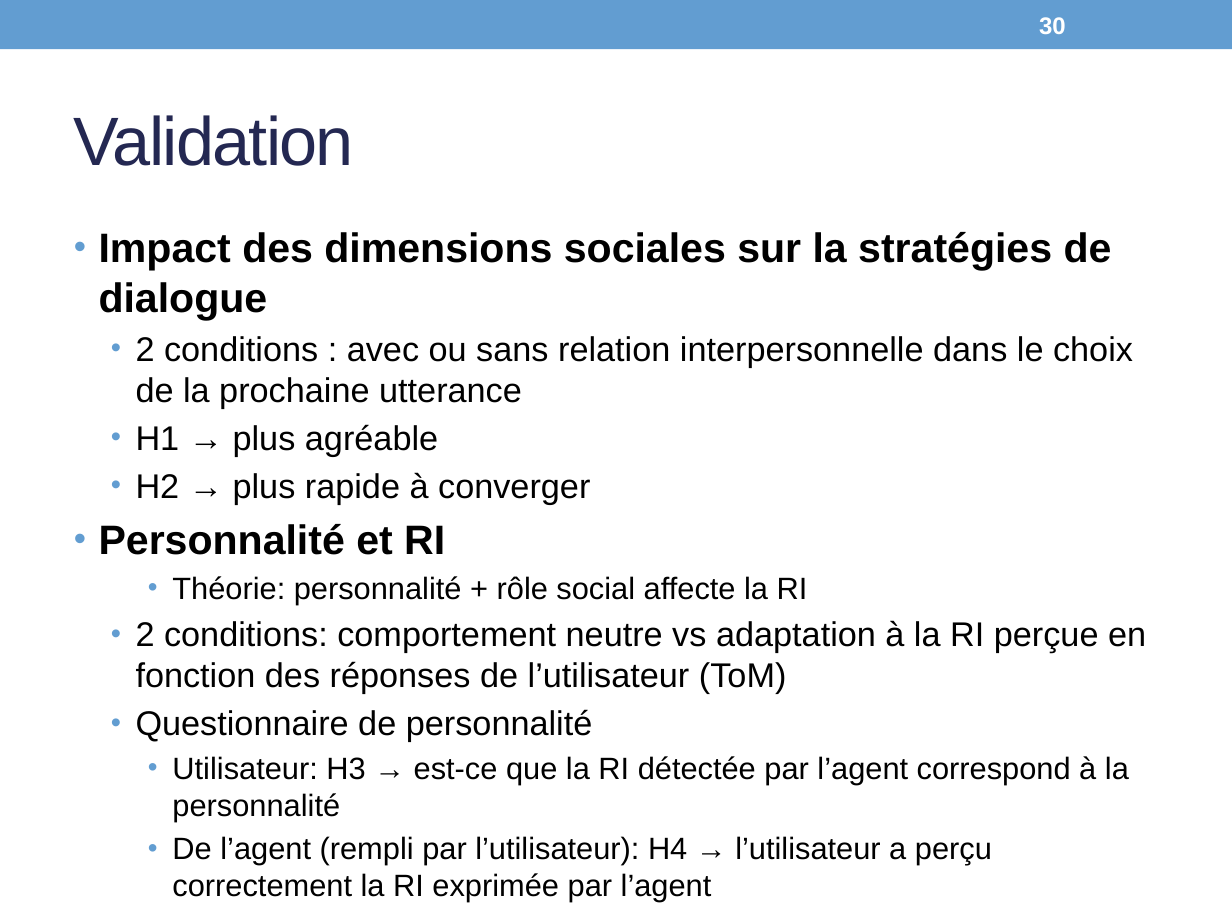
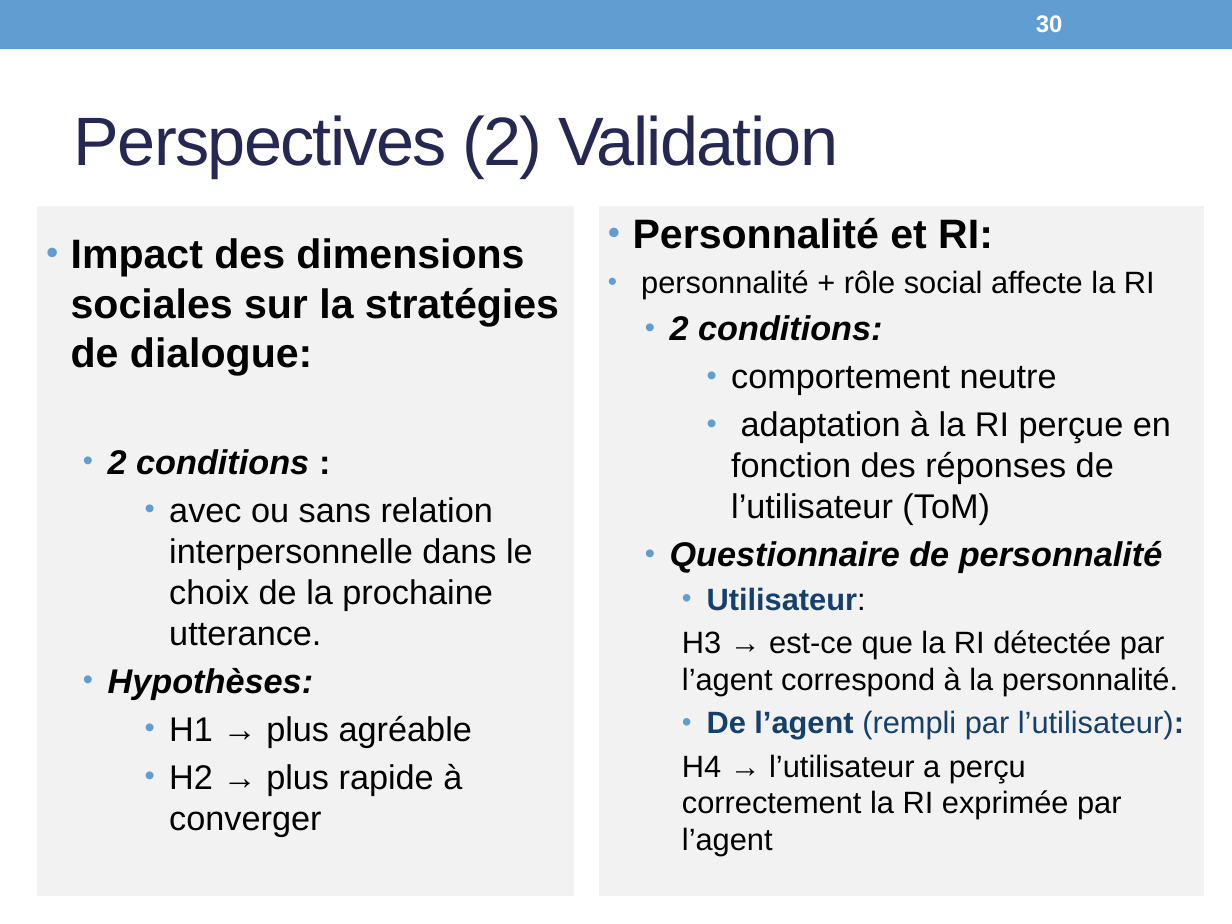
Before and after one commit to Olydia/Discolog, a slide deck: slide 30 of papers/Presentations/CPU_Presentation.pptx. Drawn at 1232x924 pixels with LibreOffice and Linux fonts; fonts in the diff are those of the drawing. Boxes give left, top, right and bottom in pixels: in the first picture for what was removed or moved away, otherwise in the second. Text is boxed around its words. In the diff, an @@ line names an element or a change of style, - is before the commit and + after.

```diff
--- a/papers/Presentations/CPU_Presentation.pptx
+++ b/papers/Presentations/CPU_Presentation.pptx
@@ title at <box>74,115,838,178</box>: text changed @@
-Validation
+Perspectives (2) Validation
@@ rectangle added at <box>34,203,578,899</box>, fill #F2F2F2, outline #FFFFFF 3.5 pt, 20 pt, text #000000 @@
+• Impact des dimensions sociales sur la stratégies de dialogue:
+  • 2 conditions :
+    • avec ou sans relation interpersonnelle dans le choix de la prochaine utterance.
+  • Hypothèses:
+    • H1 → plus agréable
+    • H2 → plus rapide à converger
@@ rectangle "Personnalité et RI:": place and size @@
-rectangle "Personnalité et RI:" at <box>99,232,1146,865</box>
+rectangle "Personnalité et RI:" at <box>596,203,1207,899</box>
@@ rectangle "Personnalité et RI:" at <box>596,203,1207,899</box>: vertical alignment top to middle; fill none to #F2F2F2; outline none to #FFFFFF 3.5 pt @@
@@ text in rectangle at <box>633,218,1171,525</box>: text changed @@
-• Impact des dimensions sociales sur la stratégies de dialogue
-  • 2 conditions : avec ou sans relation interpersonnelle dans le choix de la prochaine utterance
-  • H1 → plus agréable
-  • H2 → plus rapide à converger
-• Personnalité et RI
-    • Théorie: personnalité + rôle social affecte la RI
-  • 2 conditions: comportement neutre vs adaptation à la RI perçue en fonction des réponses de l’utilisateur (ToM)
+• Personnalité et RI:
+• personnalité + rôle social affecte la RI
+  • 2 conditions:
+    • comportement neutre
+    • adaptation à la RI perçue en fonction des réponses de l’utilisateur (ToM)
@@ text in rectangle at <box>670,541,1163,573</box>: bold on, italic on in "Questionnaire de personnalité" @@
@@ text in rectangle at <box>682,587,1184,856</box>: text changed @@
-    • Utilisateur: H3 → est-ce que la RI détectée par l’agent correspond à la personnalité
-    • De l’agent (rempli par l’utilisateur): H4 → l’utilisateur a perçu correctement la RI exprimée par l’agent
+    • Utilisateur:
+    H3 → est-ce que la RI détectée par l’agent correspond à la personnalité.
+    • De l’agent (rempli par l’utilisateur):
+    H4 → l’utilisateur a perçu correctement la RI exprimée par l’agent
```
Also in this commit, not shown: 11 other slides changed.
